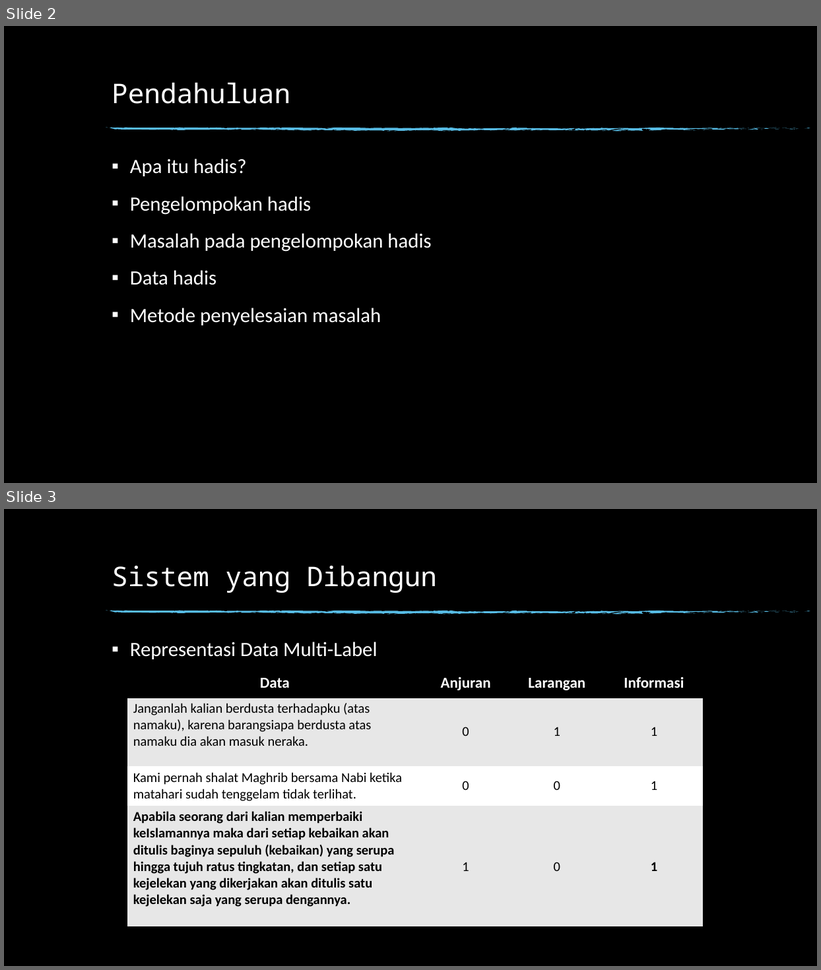
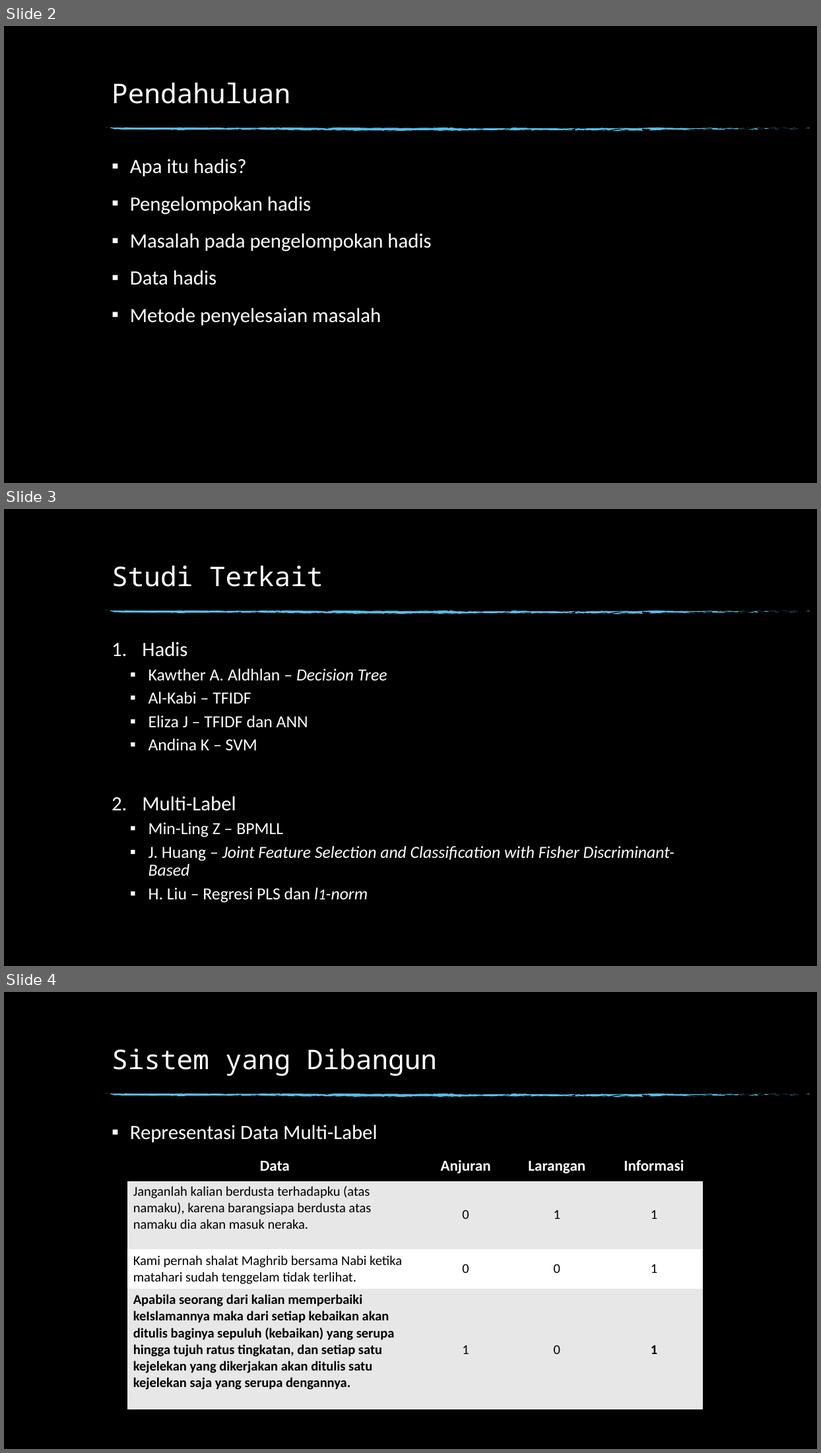
Before and after one commit to yuslanabubakar/Tugas_Akhir, a slide deck: Slide Presentasi Sidang.pptx. Shown one above the other, each under a label of ours: slides 2 and 3 before the commit, slides 2, 3 and 4 after it. The pictures are 821x970 and 821x1453 pixels, drawn with LibreOffice and Linux fonts; fonts in the diff are those of the drawing; background and template pictures are left out. Boxes give left, top, right and bottom in pixels: in the first picture for what was removed or moved away, otherwise in the second. Text is boxed around its words. In the diff, an @@ line names an element or a change of style, - is before the commit and + after.

```diff
--- a/Slide Presentasi Sidang.pptx
+++ b/Slide Presentasi Sidang.pptx
@@ slide 3 added at <box>4,509,817,966</box>, background picture (left out); not listed: 74 template elements that a slide beside it also shows @@
@@ title added at <box>112,565,323,587</box>, 32 pt, text #FFFFFF @@
+Studi Terkait
@@ text added at <box>142,642,675,903</box>, 20 pt, text #FFFFFF @@
+1. Hadis
+  ▪ Kawther A. Aldhlan – Decision Tree
+  ▪ Al-Kabi – TFIDF
+  ▪ Eliza J – TFIDF dan ANN
+  ▪ Andina K – SVM
+2. Multi-Label
+  ▪ Min-Ling Z – BPMLL
+  ▪ J. Huang – Joint Feature Selection and Classification with Fisher Discriminant-Based
+  ▪ H. Liu – Regresi PLS dan l1-norm
@@ what was slide 3 is now slide 4 @@
```
Also in this commit, not shown: 3 slides changed, 1 other file.
